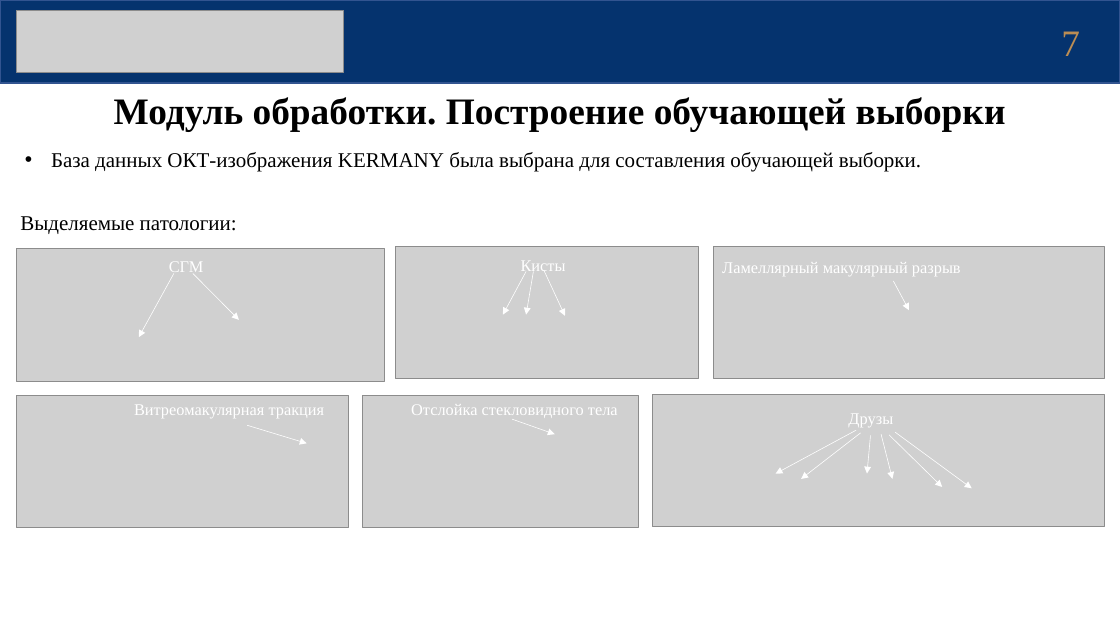
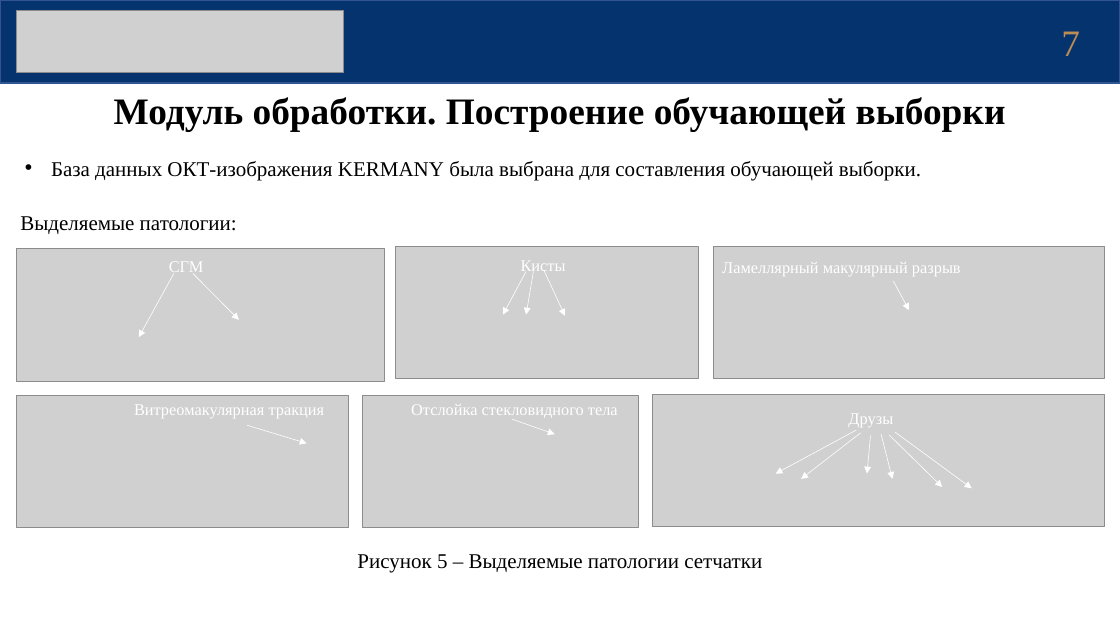
Before and after one commit to akulistus/oct-segmentation-model, a slide deck: slide 7 of diploma/Презентация_Защита_КошаевЕА.pptx. Drawn at 1120x630 pixels with LibreOffice and Linux fonts; fonts in the diff are those of the drawing; grey boxes stand for pictures. Boxes give left, top, right and bottom in pixels: in the first picture for what was removed or moved away, otherwise in the second. Text is boxed around its words. In the diff, an @@ line names an element or a change of style, - is before the commit and + after.

```diff
--- a/diploma/Презентация_Защита_КошаевЕА.pptx
+++ b/diploma/Презентация_Защита_КошаевЕА.pptx
@@ text "База данных ОКТ-изображения KERMANY была ...": place and size @@
-text "База данных ОКТ-изображения KERMANY была ..." at [51,152,921,172]
+text "База данных ОКТ-изображения KERMANY была ..." at [51,161,921,180]
@@ text added at [357,554,762,573], 18 pt, text #000000 @@
+Рисунок 5 – Выделяемые патологии сетчатки
```
Also in this commit, not shown: 9 other slides changed, 1 slide added.
